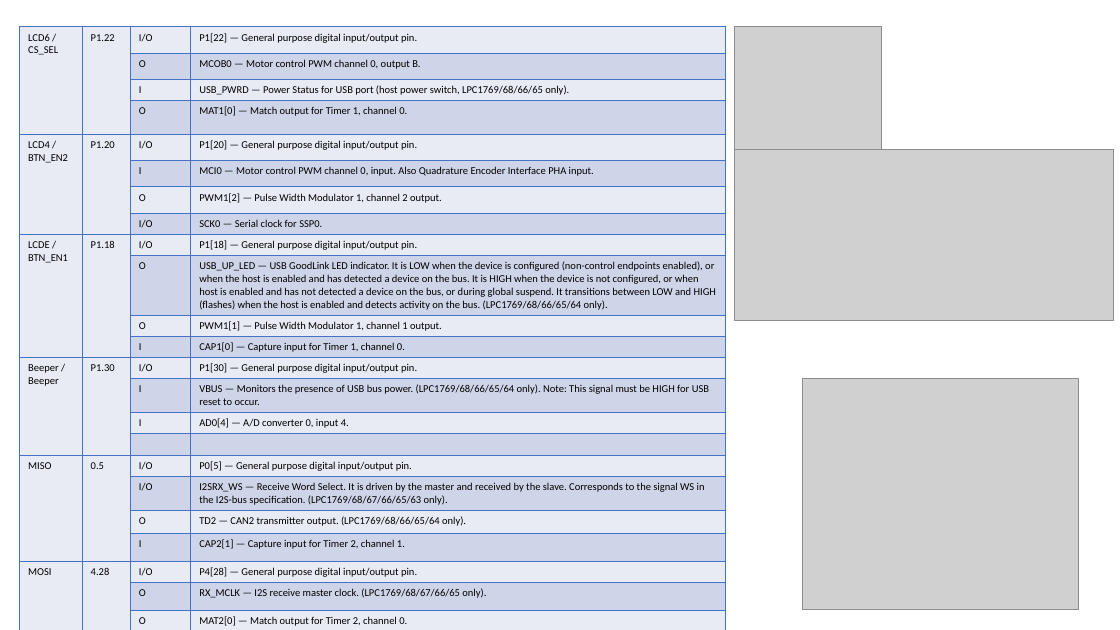
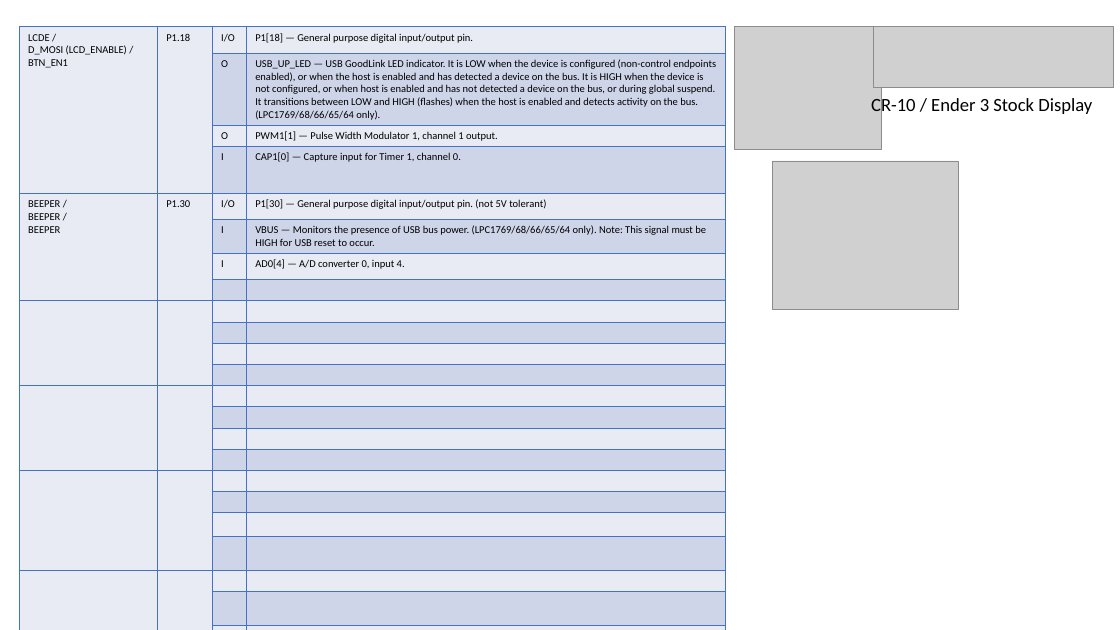
Before and after one commit to softkannan/3DPrint, a slide deck: slide 12 of hardware/Bigtreetech/Bigtreetech_skr_v1.3/SKR-V1.3 Pin Description.pptx (slide 11 before the commit). Drawn at 1120x630 pixels with LibreOffice and Linux fonts; fonts in the diff are those of the drawing; grey boxes stand for pictures. Boxes give left, top, right and bottom in pixels: in the first picture for what was removed or moved away, otherwise in the second. Text is boxed around its words. In the diff, an @@ line names an element or a change of style, - is before the commit and + after.

```diff
--- a/hardware/Bigtreetech/Bigtreetech_skr_v1.3/SKR-V1.3 Pin Description.pptx
+++ b/hardware/Bigtreetech/Bigtreetech_skr_v1.3/SKR-V1.3 Pin Description.pptx
@@ table at [20,27,726,618] @@
-row 1: LCD6 / CS_SEL | P1.22 | I/O | P1[22] — General purpose digital input/output pin.
-row 2:  |  | O | MCOB0 — Motor control PWM channel 0, output B.
-row 3:  |  | I | USB_PWRD — Power Status for USB port (host power switch, LPC1769/68/66/65 only).
-row 4:  |  | O | MAT1[0] — Match output for Timer 1, channel 0.
-row 5: LCD4 / BTN_EN2 | P1.20 | I/O | P1[20] — General purpose digital input/output pin.
-row 6:  |  | I | MCI0 — Motor control PWM channel 0, input. Also Quadrature Encoder Interface PHA input.
-row 7:  |  | O | PWM1[2] — Pulse Width Modulator 1, channel 2 output.
-row 8:  |  | I/O | SCK0 — Serial clock for SSP0.
-row 9: LCDE / BTN_EN1 | P1.18 | I/O | P1[18] — General purpose digital input/output pin.
+row 1: LCDE / / D_MOSI (LCD_ENABLE) / / BTN_EN1 | P1.18 | I/O | P1[18] — General purpose digital input/output pin.
-row 5, column 1: Beeper / Beeper
+row 5, column 1: BEEPER / / BEEPER / / BEEPER
-row 5, column 4: P1[30] — General purpose digital input/output pin.
+row 5, column 4: P1[30] — General purpose digital input/output pin. (not 5V tolerant)
-row 17: MISO | 0.5 | I/O | P0[5] — General purpose digital input/output pin.
-row 18:  |  | I/O | I2SRX_WS — Receive Word Select. It is driven by the master and received by the slave. Corresponds to the signal WS in the I2S-bus specification. (LPC1769/68/67/66/65/63 only).
-row 19:  |  | O | TD2 — CAN2 transmitter output. (LPC1769/68/66/65/64 only).
-row 20:  |  | I | CAP2[1] — Capture input for Timer 2, channel 1.
-row 21: MOSI | 4.28 | I/O | P4[28] — General purpose digital input/output pin.
-row 22:  |  | O | RX_MCLK — I2S receive master clock. (LPC1769/68/67/66/65 only).
-row 23:  |  | O | MAT2[0] — Match output for Timer 2, channel 0.
-row 24:  |  | O | TXD3 — Transmitter output for UART3.
+row 9:  |  |  | 
+row 10:  |  |  | 
+row 11:  |  |  | 
+row 12:  |  |  | 
+row 13:  |  |  | 
+row 14:  |  |  | 
+row 15:  |  |  | 
+row 16:  |  |  | 
+row 17:  |  |  | 
+row 18:  |  |  | 
+row 19:  |  |  | 
+row 20:  |  |  | 
+row 21:  |  |  | 
+row 22:  |  |  | 
+row 23:  |  |  | 
+row 24:  |  |  | 
@@ picture added at [874,27,1114,87] @@
@@ text added at [871,96,1092,117], 16 pt, text #000000 @@
+CR-10 / Ender 3 Stock Display
@@ picture removed at [735,150,1114,320] @@
@@ picture added at [773,161,959,309] @@
@@ picture removed at [802,378,1078,609] @@
```
Also in this commit, not shown: 10 other slides changed, 2 slides added, 9 other files.
